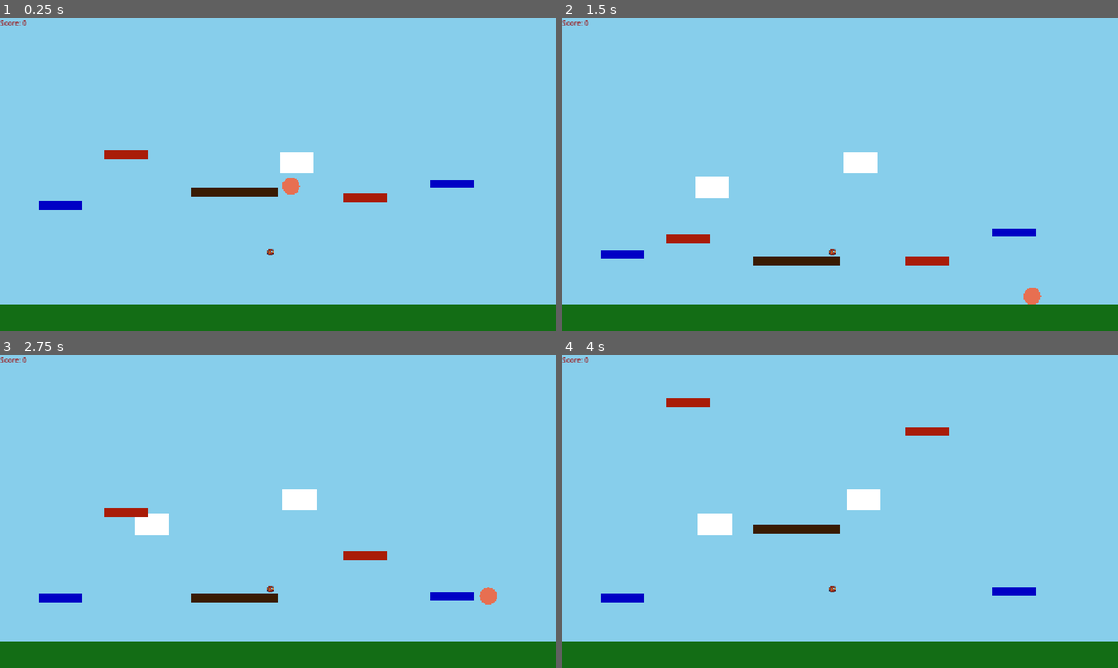
Above: before the commit, frames 1-4 (two rows, left to right).
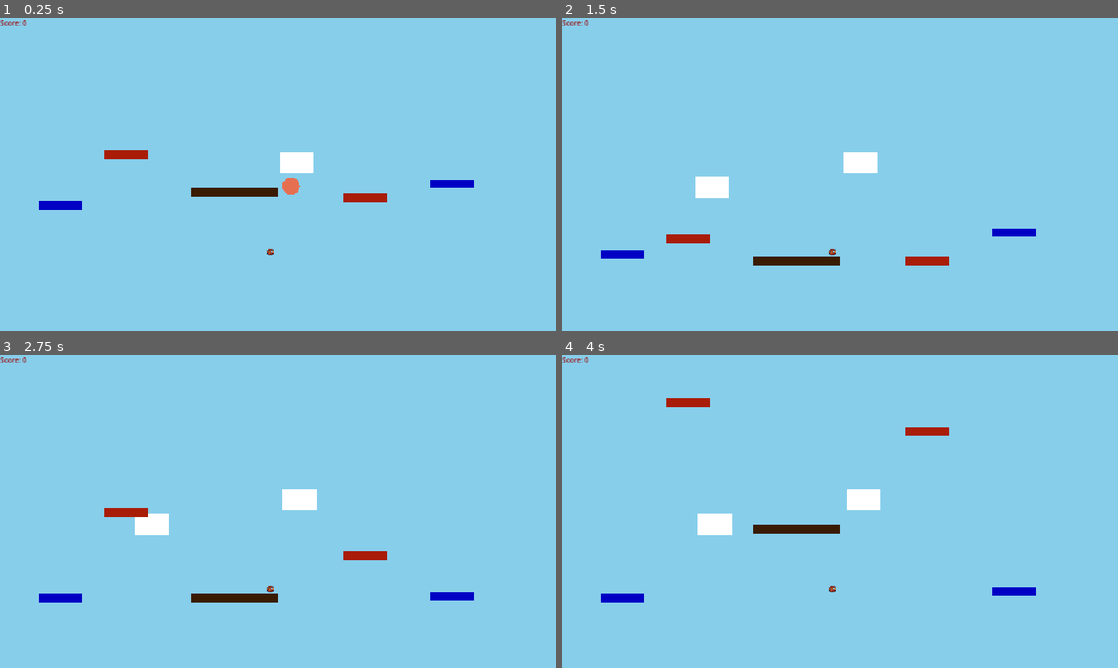
Above: after the commit, the same moments.

Repository: tjrink/WindPrototype
Game: Godot game, scene res://main_scene.tscn
Same seed, same stepped clock (60 frames per second), same inputs: the game is played once before the commit and once after it.
Inputs:
- Up to frame 1 (0.25 s): no input
- Up to frame 2 (1.5 s): tap Enter (ui_accept) at 0.5, 0.77 s; hold Right (ui_right) from 0.53 s (still down)
- Up to frame 3 (2.75 s): tap Enter (ui_accept) at 1.52 s; release Right (ui_right) at 2.03 s; hold Left (ui_left) from 2.03 s (still down)
- Up to frame 4 (4 s): release Left (ui_left) at 2.78 s; hold Right (ui_right) from 2.78 s (still down); tap Enter (ui_accept) at 3.02, 3.77 s

The runs differ from the first frame. In frame 1, 8.4% of the frame differs, in the area x 0-100%, y 91-100%; in frame 2, 8.6%; in frame 3, 8.6%, in the area x 0-100%, y 74-100%; in frame 4, 8.4%.

Commit message:
Began modular ground implementation.

Diff:
--- a/Global.gd
+++ b/Global.gd
@@ -12,3 +12,7 @@
 	var player_scene = preload("res://player.tscn")
 	var player_instance = player_scene.instantiate()
 	add_child(player_instance)
+
+	var ground_scene = preload("res://ground.tscn")
+	var ground_instance = ground_scene.instantiate()
+	add_child(ground_instance)
--- a/ground.gd
+++ b/ground.gd
@@ -1,9 +1,42 @@
 extends StaticBody2D
+
+@export var ground_width: float = 2000.0
+@export var ground_height: float = 50.0
+
+@export var ground_x: float = -1000.0
+@export var ground_y: float = 360.0
+
+@export var ground_color: Color = Color(1, 0.25, 0.25, 1)
 
 
 # Called when the node enters the scene tree for the first time.
 func _ready() -> void:
-	pass # Replace with function body.
+	#Create new ColorRect object to display the ground
+	var color_rect = ColorRect.new()
+	color_rect.size = Vector2(ground_width, ground_height)
+	color_rect.color = ground_color
+
+	#Create collision shape for the ground
+	var ground_collision = CollisionShape2D.new()
+	var collision_shape = RectangleShape2D.new()
+	collision_shape.extents = Vector2(ground_width, ground_height)
+	ground_collision.shape = collision_shape
+
+	var ground_area = Area2D.new()
+	var ground_area_collision = CollisionShape2D.new()
+	var ground_area_collision_shape = RectangleShape2D.new()
+	ground_area_collision_shape.extents = Vector2(ground_width, ground_height)
+	ground_area_collision.shape = ground_area_collision_shape
+	ground_area.add_child(ground_area_collision)
+
+
+
+
+
+	add_child(color_rect)
+	add_child(ground_collision)
+	add_child(ground_area)
+
 
 
 # Called every frame. 'delta' is the elapsed time since the previous frame.
--- /dev/null
+++ b/ground.tscn
@@ -0,0 +1,3 @@
+[gd_scene format=3 uid="uid://dk5wg1l71ruor"]
+
+[node name="Ground" type="StaticBody2D"]
--- /dev/null
+++ b/ground_area.gd
@@ -0,0 +1,8 @@
+extends Area2D
+
+func _ready():
+	print("Dynamic Area2D is ready!")
+	body_entered.connect(_on_body_entered)
+
+func _on_body_entered(body: Node2D):
+	print("Body entered: ", body.name)
--- a/main_scene.tscn
+++ b/main_scene.tscn
@@ -1,13 +1,9 @@
-[gd_scene load_steps=7 format=3 uid="uid://0r11mqgi8vn5"]
+[gd_scene load_steps=5 format=3 uid="uid://0r11mqgi8vn5"]
 
 [ext_resource type="PackedScene" uid="uid://c7c0jvb7jhp1i" path="res://Spawners/cloud_spawner.tscn" id="1_2c62f"]
-[ext_resource type="Script" uid="uid://bamngfigtlot2" path="res://area_2d.gd" id="1_8mm7a"]
 [ext_resource type="PackedScene" uid="uid://b7q5rwvsk8nfp" path="res://Spawners/platform_spawner.tscn" id="2_gyfs4"]
 [ext_resource type="Script" uid="uid://bv2q3rfo8o35y" path="res://Spawners/token_spawner.gd" id="4_d5x1h"]
 [ext_resource type="PackedScene" uid="uid://duis0iioy3w7p" path="res://wind.tscn" id="5_hq1ik"]
-
-[sub_resource type="RectangleShape2D" id="RectangleShape2D_2c62f"]
-size = Vector2(3000, 60)
 
 [node name="MainScene" type="Node2D"]
 metadata/_edit_vertical_guides_ = [-547.0]
@@ -23,29 +19,6 @@
 offset_bottom = 360.0
 color = Color(0.5294118, 0.80784315, 0.92156863, 1)
 
-[node name="Ground" type="StaticBody2D" parent="World"]
-
-[node name="GroundColor" type="ColorRect" parent="World/Ground"]
-custom_minimum_size = Vector2(1280, 60)
-offset_left = -1500.0
-offset_top = 300.0
-offset_right = 1500.0
-offset_bottom = 360.0
-color = Color(0.07450981, 0.42745098, 0.08235294, 1)
-
-[node name="GroundCollision" type="CollisionShape2D" parent="World/Ground"]
-position = Vector2(0, 330)
-shape = SubResource("RectangleShape2D_2c62f")
-debug_color = Color(0.20361105, 0.6193439, 0.4730158, 0.41960785)
-
-[node name="Area2D" type="Area2D" parent="World/Ground"]
-script = ExtResource("1_8mm7a")
-
-[node name="GroundCollision2" type="CollisionShape2D" parent="World/Ground/Area2D"]
-position = Vector2(0, 330)
-shape = SubResource("RectangleShape2D_2c62f")
-debug_color = Color(0.9104701, 0.19811219, 0.5588026, 0.41960785)
-
 [node name="CloudSpawner" parent="World" instance=ExtResource("1_2c62f")]
 
 [node name="PlatformSpawner" parent="World" instance=ExtResource("2_gyfs4")]
@@ -56,5 +29,3 @@
 [node name="Wind" parent="World" instance=ExtResource("5_hq1ik")]
 
 [node name="Camera" type="Camera2D" parent="."]
-
-[connection signal="body_entered" from="World/Ground/Area2D" to="World/Ground/Area2D" method="_on_body_entered"]
Not shown, added: ground_area.gd.uid
